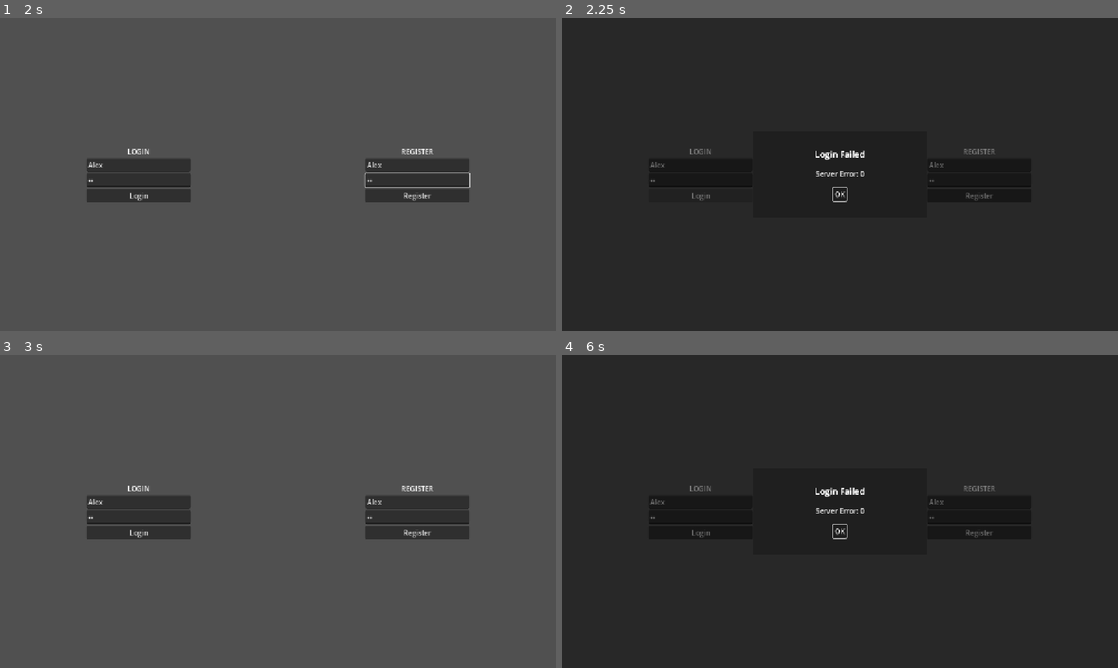
Above: before the commit, frames 1-4 (two rows, left to right).
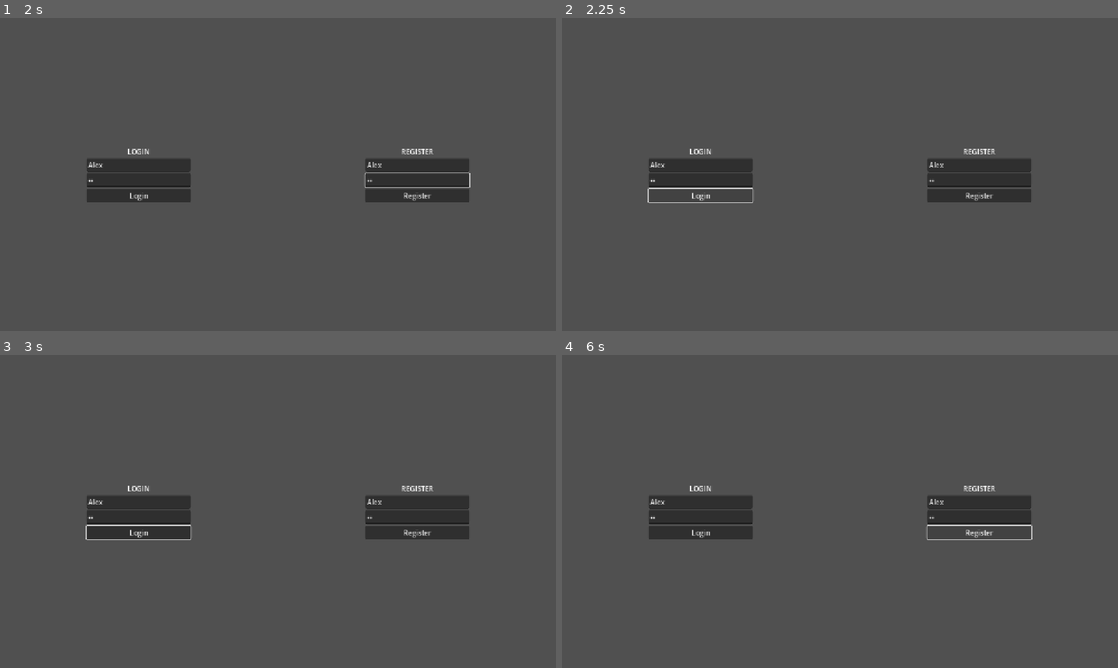
Above: after the commit, the same moments.

Repository: SnappyDragon64/horseshoe-client
Game: Godot game, scene res://game/main.tscn
Same seed, same stepped clock (60 frames per second), same inputs: the game is played once before the commit and once after it. The engine's default icon, where the game draws it, is replaced by a stand-in: a white triangle on a blue panel in a dark square.
Inputs (mouse positions are in pixels of both pictures, inside the frame that each line leads up to):
- Up to frame 1 (2 s): click (139, 165) at 0.52 s; type "Alex" at 0.6 s; click (139, 180) at 0.75 s; type "12" at 0.83 s; click (417, 165) at 0.98 s; type "Alex" at 1.07 s; click (417, 180) at 1.27 s; type "12" at 1.35 s
- Up to frame 2 (2.25 s): click "Login" at 2 s
- Up to frame 3 (3 s): click (278, 530) at 2.75 s, where only the run before the commit has a clickable "OK"
- Up to frame 4 (6 s): click "Register" at 3.5 s; click (840, 530) at 4.25 s, where only the run before the commit has a clickable "OK"; click "Login" at 5 s; click "Register" at 5.75 s

Frame 1 is identical in both runs. In frame 2, 96% of the frame differs, in the area x 0-100%, y 0-100%; in frame 3, 0.1%; in frame 4, 96%.

Commit message:
Fluent UIViewDef interface + View lifecycle handling

Diff:
--- a/game/core/ui_stack.gd
+++ b/game/core/ui_stack.gd
@@ -4,6 +4,9 @@
 var dimmer: ColorRect
 
 var _view_stack: Array[UIView] = []
+
+var _pushing := false
+
 
 
 func _ready() -> void:
@@ -28,7 +31,7 @@
 
 	var top: UIView = _view_stack.back()
 
-	if event.is_action_pressed("ui_cancel") and top.close_on_escape and _view_stack.size() > 1:
+	if event.is_action_pressed("ui_cancel") and top._close_on_escape and _view_stack.size() > 1:
 		top.close()
 		get_viewport().set_input_as_handled()
 
@@ -43,6 +46,11 @@
 
 	if not _view_stack.is_empty():
 		var top: UIView = _view_stack.back()
+
+		if top._suspended:
+			top._resume()
+			await top.resumed
+
 		top.grab_default_focus.call_deferred()
 
 
@@ -57,7 +65,7 @@
 	for i in range(_view_stack.size() - 1, -1, -1):
 		var view := _view_stack[i]
 
-		if view.visible and view.is_modal:
+		if view.visible and view._is_modal:
 			index = view.get_index() - 1
 			break
 
@@ -66,64 +74,89 @@
 		move_child(dimmer, index)
 
 
-func _get_ui_view(def: UIViewDef) -> UIView:
+func _instantiate_view(def: UIViewDef) -> UIView:
 	var scene: PackedScene = def.get_scene()
-	return scene.instantiate()
+	var view: UIView = scene.instantiate()
+
+	view._id = def.id
+	view._is_modal = def.is_modal
+	view._close_on_escape = def.close_on_escape
+	view._hide_previous = def.hide_previous
+
+	return view
 
 
-func push(entry: UIViewDef, props: Dictionary[String, Variant] = {}) -> UIView:
-	if not entry:
+func push(def: UIViewDef, props: Dictionary[String, Variant] = {}) -> UIView:
+	if _pushing:
 		return null
 
-	var view: UIView = _get_ui_view(entry)
-
-	if not view:
+	if not def:
 		return null
 
+	_pushing = true
+
+	var previous_view: UIView = _view_stack.back() if not _view_stack.is_empty() else null
+
+	var view: UIView = _instantiate_view(def)
+	view.closed.connect(func() -> void: _pop_view(view))
 	view._setup(props)
 
 	add_child(view)
 	_view_stack.append(view)
 
 	clear_focus()
-
-	view.closed.connect(func() -> void: _pop_view(view))
-	view._open()
-
 	_update_dimmer_state()
 
-	view.grab_default_focus.call_deferred()
+	_handle_push(def, view, previous_view)
 
 	return view
 
 
-func set_root(entry: UIViewDef, flush_except: Array[UIView] = [], props: Dictionary[String, Variant] = {}) -> UIView:
+func _handle_push(def: UIViewDef, view: UIView, previous_view: UIView) -> void:
+	if def.hide_previous and is_instance_valid(previous_view) and not previous_view._closed:
+		previous_view._suspend()
+		await previous_view.suspended
+
+	view._open()
+	await view.opened
+
+	_pushing = false
+
+	view.grab_default_focus.call_deferred()
+
+
+func set_root(def: UIViewDef, flush_except: Array[UIView] = [], props: Dictionary[String, Variant] = {}) -> UIView:
+	if not def:
+		return null
+
+	_pushing = true
+
 	flush(flush_except)
 
-	if not entry:
-		return null
-
-	var view: UIView = _get_ui_view(entry)
-
-	if not view:
-		return null
-
+	var view: UIView = _instantiate_view(def)
+	view.closed.connect(func() -> void: _pop_view(view))
 	view._setup(props)
 
 	add_child(view)
 	move_child(view, 0)
 	_view_stack.push_front(view)
 
-	view.closed.connect(_pop_view, CONNECT_APPEND_SOURCE_OBJECT)
-	view._open()
-
+	clear_focus()
 	_update_dimmer_state()
 
-	if _view_stack.back() == view:
-		clear_focus()
-		view.grab_default_focus.call_deferred()
+	_handle_set_root(view)
 
 	return view
+
+
+func _handle_set_root(view: UIView) -> void:
+	view._open()
+	await view.opened
+
+	_pushing = false
+
+	if _view_stack.back() == view:
+		view.grab_default_focus.call_deferred()
 
 
 func flush(except: Array[UIView] = []) -> void:
--- a/game/registry/ui/ui_view_def.gd
+++ b/game/registry/ui/ui_view_def.gd
@@ -3,5 +3,36 @@
 extends Definition
 
 
+@export var is_modal := false
+@export var close_on_escape := false
+@export var hide_previous := false
+
+
+func _get_path_hint() -> String:
+	return "*.tscn"
+
+
+func as_modal(flag := true) -> UIViewDef:
+	var def := self.duplicate()
+	def.is_modal = flag
+	return def
+
+
+func closes_on_escape(flag := true) -> UIViewDef:
+	var def := self.duplicate()
+	def.close_on_escape = flag
+	return def
+
+
+func hides_previous(flag := true) -> UIViewDef:
+	var def := self.duplicate()
+	def.hide_previous = flag
+	return def
+
+
 func get_scene() -> PackedScene:
+	assert(not path.is_empty(),
+		"UIViewDef [%s]: Failed to get scene." %
+		[id if not id.is_empty() else &"UNREGISTERED"]
+	)
 	return get_resource() as PackedScene
--- a/game/registry/ui/ui_views.gd
+++ b/game/registry/ui/ui_views.gd
@@ -5,5 +5,5 @@
 var MAIN_MENU: UIViewDef = _register("main_menu", UIViewDef.new("res://game/ui/main_menu/auth_screen.tscn"))
 var HUD: UIViewDef = _register("hud", UIViewDef.new("res://game/ui/hud/hud.tscn"))
 var LOADER: UIViewDef = _register("loader", UIViewDef.new("res://game/ui/loading/loading_screen.tscn"))
-var SPINNER: UIViewDef = _register("spinner", UIViewDef.new("res://game/ui/loading/spinner.tscn"))
-var POPUP: UIViewDef = _register("popup", UIViewDef.new("res://game/ui/common/popup.tscn"))
+var SPINNER: UIViewDef = _register("spinner", UIViewDef.new("res://game/ui/loading/spinner.tscn").as_modal())
+var POPUP: UIViewDef = _register("popup", UIViewDef.new("res://game/ui/common/popup.tscn").as_modal())
--- a/game/ui/ui_view.gd
+++ b/game/ui/ui_view.gd
@@ -4,11 +4,24 @@
 
 signal opened
 signal closed
+signal suspended
+signal resumed
 
-@export var is_modal: bool = true
-@export var close_on_escape: bool = true
+var _suspended := false
+var _closed := false
 
-var _closing: bool = false
+@warning_ignore("unused_private_class_variable")
+var _id := &""
+@warning_ignore("unused_private_class_variable")
+var _is_modal := false
+@warning_ignore("unused_private_class_variable")
+var _close_on_escape := false
+@warning_ignore("unused_private_class_variable")
+var _hide_previous := false
+
+
+func _ready() -> void:
+	visible = false
 
 
 func _setup(_props: Dictionary[String, Variant]) -> void:
@@ -20,12 +33,48 @@
 
 
 func _open() -> void:
+	visible = true
+	@warning_ignore("redundant_await")
+	await _animate_show()
 	opened.emit()
 
 
 func _close() -> void:
+	@warning_ignore("redundant_await")
+	await _animate_hide()
+	closed.emit()
+
+
+func _suspend() -> void:
+	if _suspended:
+		suspended.emit()
+		return
+
+	_suspended = true
+	set_process_mode(PROCESS_MODE_DISABLED)
+	@warning_ignore("redundant_await")
+	await _animate_hide()
+	suspended.emit()
+
+
+func _resume() -> void:
+	if not _suspended:
+		resumed.emit()
+		return
+
+	_suspended = false
+	set_process_mode(PROCESS_MODE_INHERIT)
+	@warning_ignore("redundant_await")
+	await _animate_show()
+	resumed.emit()
+
+
+func _animate_show() -> void:
+	show()
+
+
+func _animate_hide() -> void:
 	hide()
-	closed.emit()
 
 
 func grab_default_focus() -> void:
@@ -33,6 +82,9 @@
 
 
 func close() -> void:
-	if not _closing:
-		_closing = true
-		_close()
+	if _closed:
+		return
+
+	_closed = true
+	mouse_filter = Control.MOUSE_FILTER_IGNORE
+	_close()
